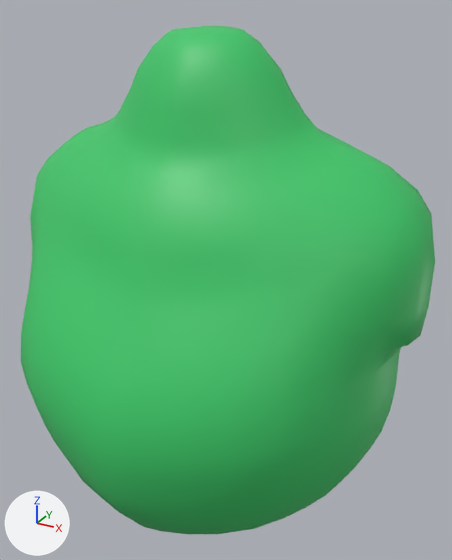
A saved change to the glTF model app/public/models/avatar/body/Body1.glb.
Before and after are seen from a 50 mm camera at (0.3, -0.544, -0.047) aimed at (0.009, -0.015, -0.312). The lights are fixed; the arrows at lower left show +X, +Y and +Z.

Objects in the first picture: 'Body1.001'.
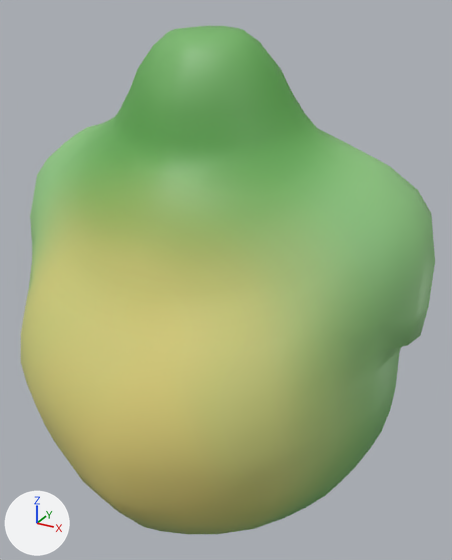
Pixel boxes (x1, y1, x2, y2) of what changed, in the pictures (452 x 560 px):
'Body1.001', surface changed: (21, 26, 435, 534) in both

Patch to the scene script:
```diff
--- a/app/public/models/avatar/body/Body1.glb.py
+++ b/app/public/models/avatar/body/Body1.glb.py
@@ img_rgb @@
+img_rgb = load_image('RGB', '_unpacked/RGB', 2048, 2048, 'sRGB')
@@ mat_material_002 @@
 mat_material_002 = principled_material('Material.002')
-mat_material_002.base_color = (0.0454, 0.587, 0.145)  # green #3cc96a
+mat_material_002.texture = img_rgb
@@ me_sphere @@
 me_sphere.from_pydata(...)  # 846 vertices, 1688 faces; spans x -0.218..0.218, y -0.218..0.171, z -0.573..-0.064
 # used by ob_body1_001; location = (0.0, 0.0, 0.0)
+# me_sphere part 1: texture (UV) coordinates of 1688 of 1688 faces, centred in x -0.216..0.216, y -0.217..0.17, z -0.572..-0.065, changed; they spanned u 0.15..0.44, v 0.03..0.55 and now span u 0.0..1.0, v 0.0..0.97
 me_sphere.materials.append(mat_material_002)
```
